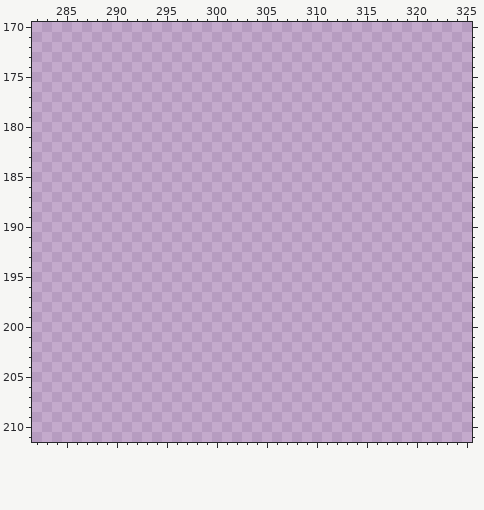
Pixel-art file, stored at player/sprites/scene.aseprite. Above is the file before it was changed.
480x270 pixels, 1 frame. Colours within 5 levels of each other are drawn and written as one. Shown: x 282..325, y 170..211. The commit also changed other parts of the picture, which this record leaves out.
The result:
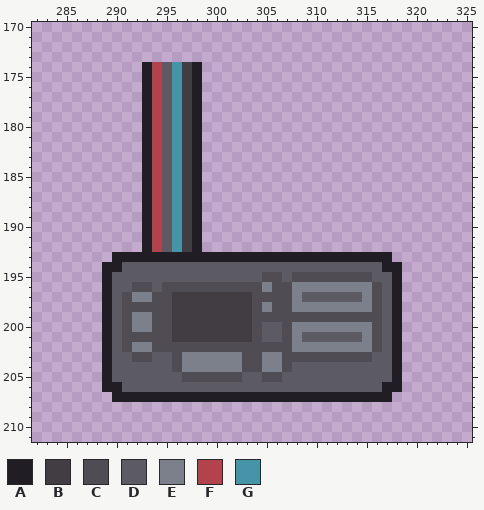
Palette (. is transparent): A #211d25  B #413d42  C #4f4c53  D #5c5b63  E #7c808b  F #b2434d  G #4694a8
Diff:
There is now colour A in rows 174 to 192 at x 293 and 298; in row 193 at x 290 to 317; in row 194 at x 289 to 290 and 317 to 318; in rows 195 to 205 at x 289 and 318; in row 206 at x 289 to 290 and 317 to 318; in row 207 at x 290 to 317.
There is now colour B in rows 174 to 192 at x 297; in rows 197 to 201 at x 296 to 303.
There is now colour C in row 195 at x 305 to 306 and 308 to 315; in row 196 at x 292 to 293, 295 to 304, 306 to 307 and 316; in row 197 at x 291, 294 to 295, 304 to 307 and 316; in row 198 at x 291 to 295, 304, 306 to 307 and 316; in row 199 at x 291, 294 to 295 and 304 to 316; in row 200 at x 291, 294 to 295, 304, 307 and 316.
There is now colour C in row 201 at x 291 to 295, 304, 307 and 316; in row 202 at x 291, 294 to 307 and 316; in row 203 at x 292 to 293, 296, 303 to 304 and 307 to 315; in row 204 at x 296, 303 to 304 and 307; in row 205 at x 297 to 302 and 305 to 306.
There is now colour D in rows 174 to 192 at x 295; in row 194 at x 291 to 316; in row 195 at x 290 to 304, 307 and 316 to 317; in row 196 at x 290 to 291, 294 and 317; in row 197 at x 290, 309 to 314 and 317; in rows 198 to 199 at x 290 and 317.
There is now colour D in row 200 at x 290, 305 to 306 and 317; in row 201 at x 290, 305 to 306, 309 to 314 and 317; in row 202 at x 290 and 317; in row 203 at x 290 to 291, 294 to 295 and 316 to 317; in row 204 at x 290 to 295 and 308 to 317; in row 205 at x 290 to 296, 303 to 304 and 307 to 317.
There is now colour D in row 206 at x 291 to 316.
There is now colour E in row 196 at x 305 and 308 to 315; in row 197 at x 292 to 293, 308 and 315; in row 198 at x 305 and 308 to 315; in row 199 at x 292 to 293; in row 200 at x 292 to 293 and 308 to 315; in row 201 at x 308 and 315.
There is now colour E in row 202 at x 292 to 293 and 308 to 315; in rows 203 to 204 at x 297 to 302 and 305 to 306.
There is now colour F in rows 174 to 192 at x 294.
There is now colour G in rows 174 to 192 at x 296.
Changed places in both pictures, as pixel boxes (x1, y1, x2, y2):
added: (102, 62, 402, 402)
